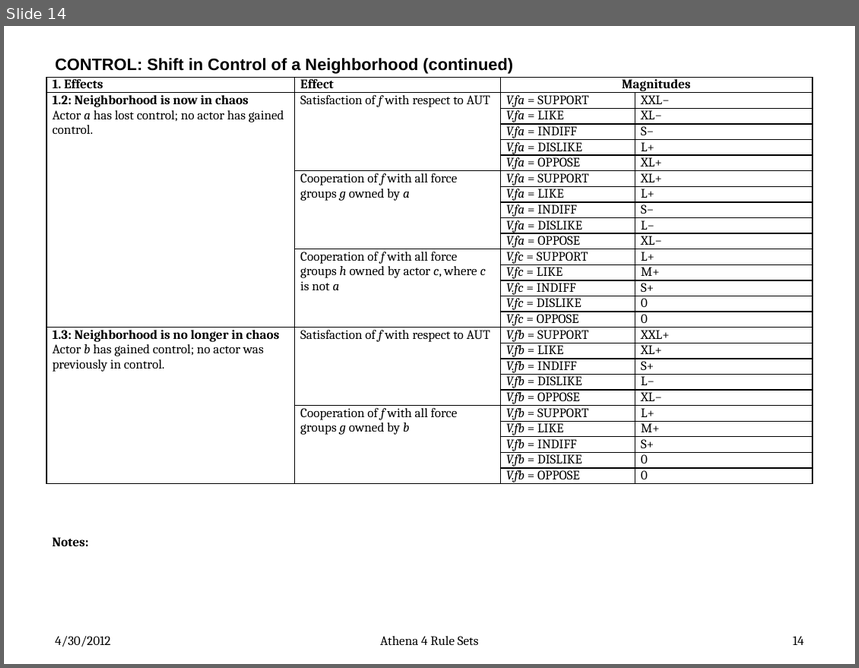
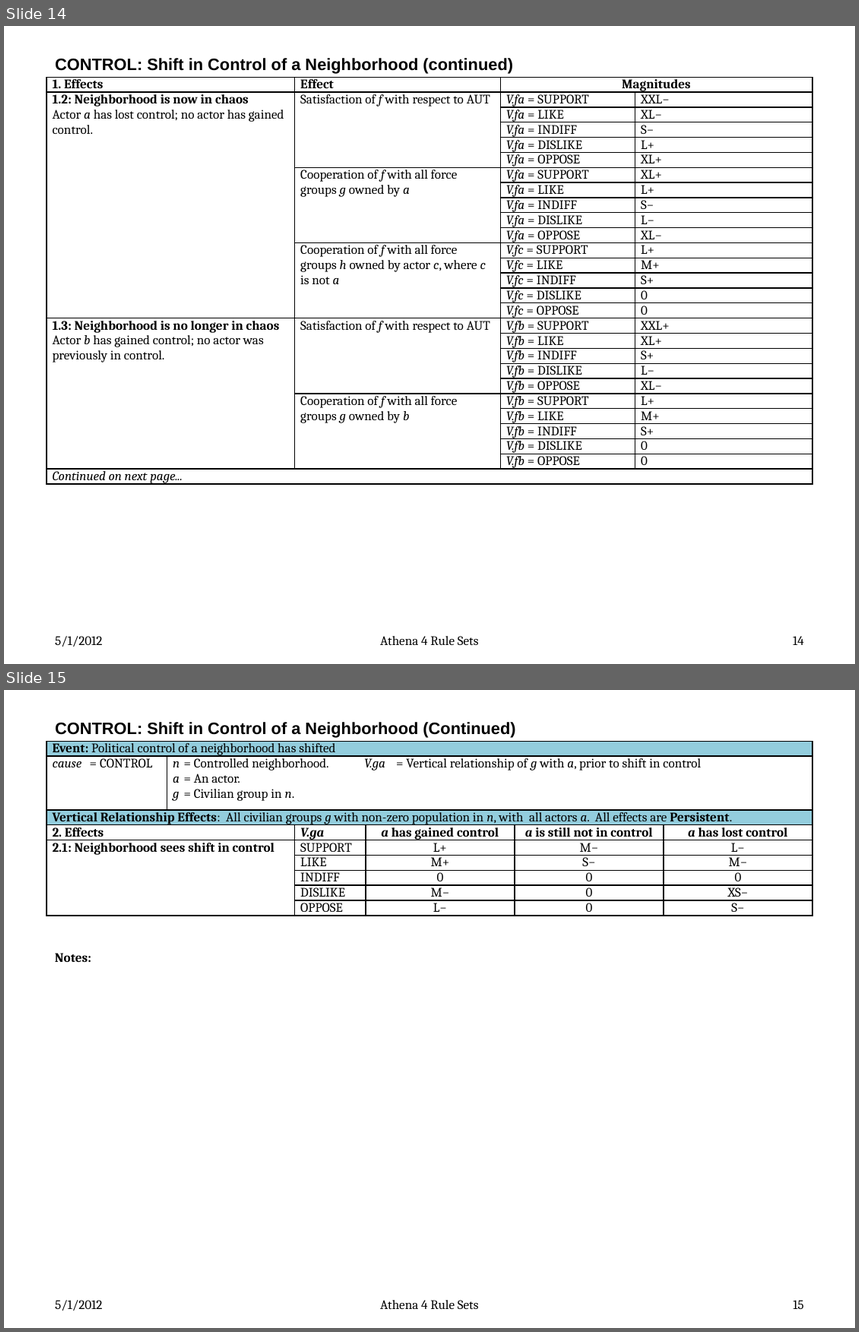
Before and after one commit to AthenaModel/athena-legacy, a slide deck: docs/dev/rules.pptx. Shown one above the other, each under a label of ours: slide 14 before the commit, slides 14 and 15 after it. The pictures are 859x668 and 859x1332 pixels, drawn with LibreOffice and Linux fonts; fonts in the diff are those of the drawing. Boxes give left, top, right and bottom in pixels: in the first picture for what was removed or moved away, otherwise in the second. Text is boxed around its words. In the diff, an @@ line names an element or a change of style, - is before the commit and + after.

Commit message:
Fixed Bug #{3421}
* Added the VREL effects to the CONTROL rule set in the Rules document.
* Removed the control shift VREL effects from the AAG.
* Added the CONTROL-2 rule subset to control_rules(sim).
* Removed the old ad-hoc rule set code from control_rules(sim).

```diff
--- a/docs/dev/rules.pptx
+++ b/docs/dev/rules.pptx
@@ slide 15 added at [4, 690, 855, 1328], background #FFFFFF @@
@@ title added at [55, 722, 515, 737], 14 pt, text #000000, bold @@
+CONTROL: Shift in Control of a Neighborhood (Continued)
@@ table added at [47, 741, 813, 920], 9 rows, 6 columns @@
+Event: Political control of a neighborhood has shifted |  |  |  |  | 
+cause = CONTROL | n = Controlled neighborhood. V.ga = Vertical relationship of g with a, prior to shift in control / a = An actor. / g = Civilian group in n. |  |  |  | 
+Vertical Relationship Effects: All civilian groups g with non-zero population in n, with all actors a. All effects are Persistent. |  |  |  |  | 
+2. Effects |  | V.ga | a has gained control | a is still not in control | a has lost control
+2.1: Neighborhood sees shift in control |  | SUPPORT | L+ | M− | L−
+ |  | LIKE | M+ | S− | M−
+ |  | INDIFF | 0 | 0 | 0
+ |  | DISLIKE | M− | 0 | XS−
+ |  | OPPOSE | L− | 0 | S−
@@ text added at [55, 953, 91, 962], 11 pt, text #000000, bold @@
+Notes:
@@ text added at [55, 1300, 102, 1311], 11 pt, text #000000 @@
+5/1/2012
@@ text added at [380, 1300, 479, 1309], 11 pt, text #000000 @@
+Athena 4 Rule Sets
@@ page number added at [793, 1300, 804, 1309], 11 pt, text #000000 @@
+15
@@ slide 14 changed as well @@
@@ table at [47, 77, 813, 499] @@
+row 27: Continued on next page... |  |  | 
@@ text removed at [52, 537, 88, 547] @@
-Notes:
@@ text at [55, 636, 102, 647]: text changed @@
-4/30/2012
+5/1/2012
```
Also in this commit, not shown: 76 other slides changed, 9 other files.
